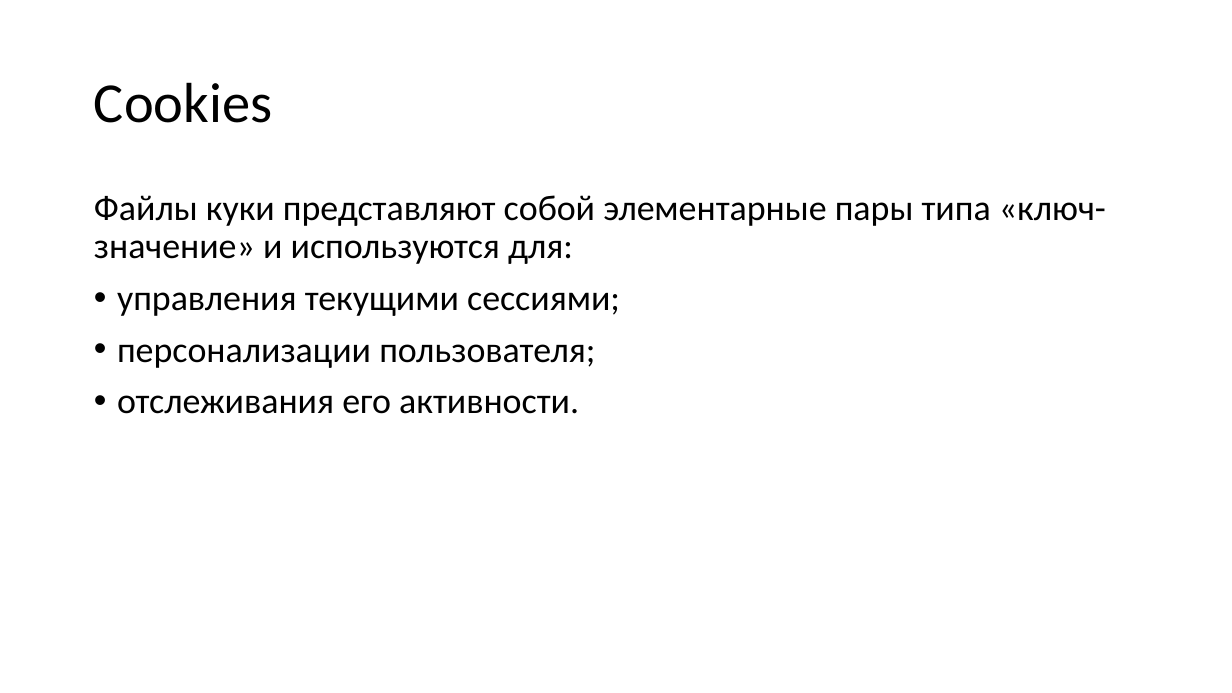
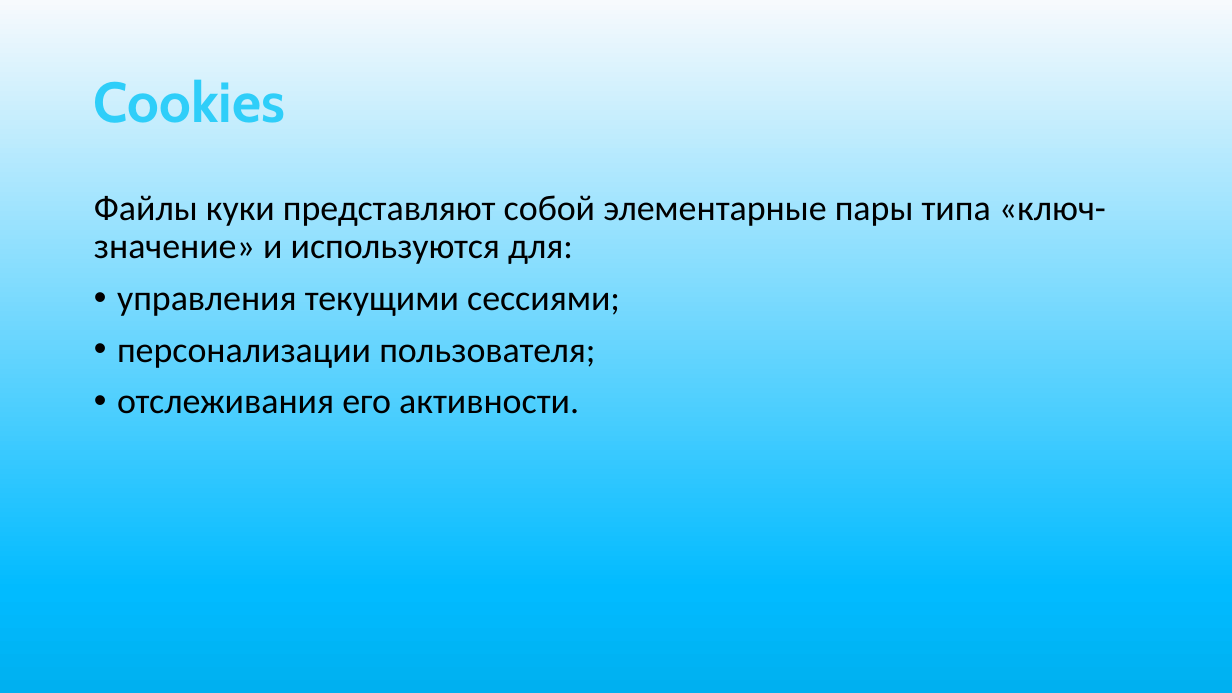
Before and after one commit to rrrrrrrrrrrrin/web-proj, a slide deck: slide 3 of web-proj.pptx. Drawn at 1232x693 pixels with LibreOffice and Linux fonts; fonts in the diff are those of the drawing. Boxes give left, top, right and bottom in pixels: in the first picture for what was removed or moved away, otherwise in the second. Text is boxed around its words. In the diff, an @@ line names an element or a change of style, - is before the commit and + after.

```diff
--- a/web-proj.pptx
+++ b/web-proj.pptx
@@ background #FFFFFF to gradient #F7FAFD to #01BBFF to #00B0F0 @@
@@ title "Cookies" at bbox=[94, 80, 285, 123]: font Calibri to Cabin, text colour #000000 to #2FCEF9, letter outline none to #7030A0 1.75 pt, bold on @@
```
Also in this commit, not shown: 14 other slides changed, 1 other file.
